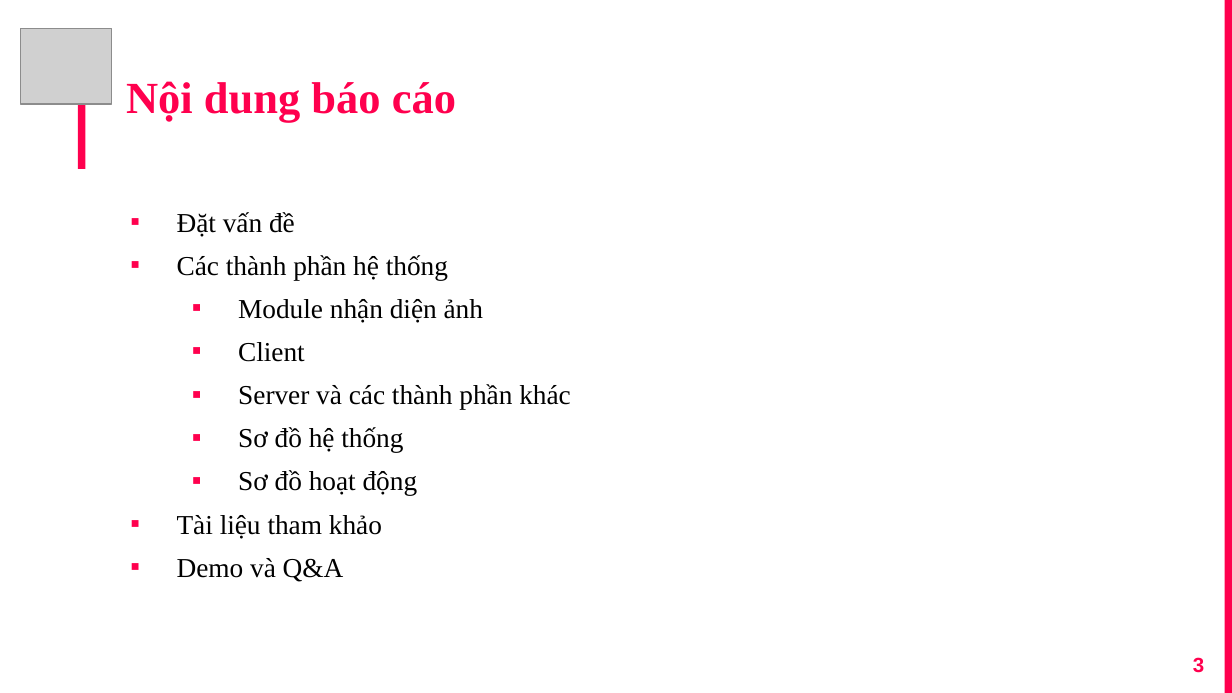
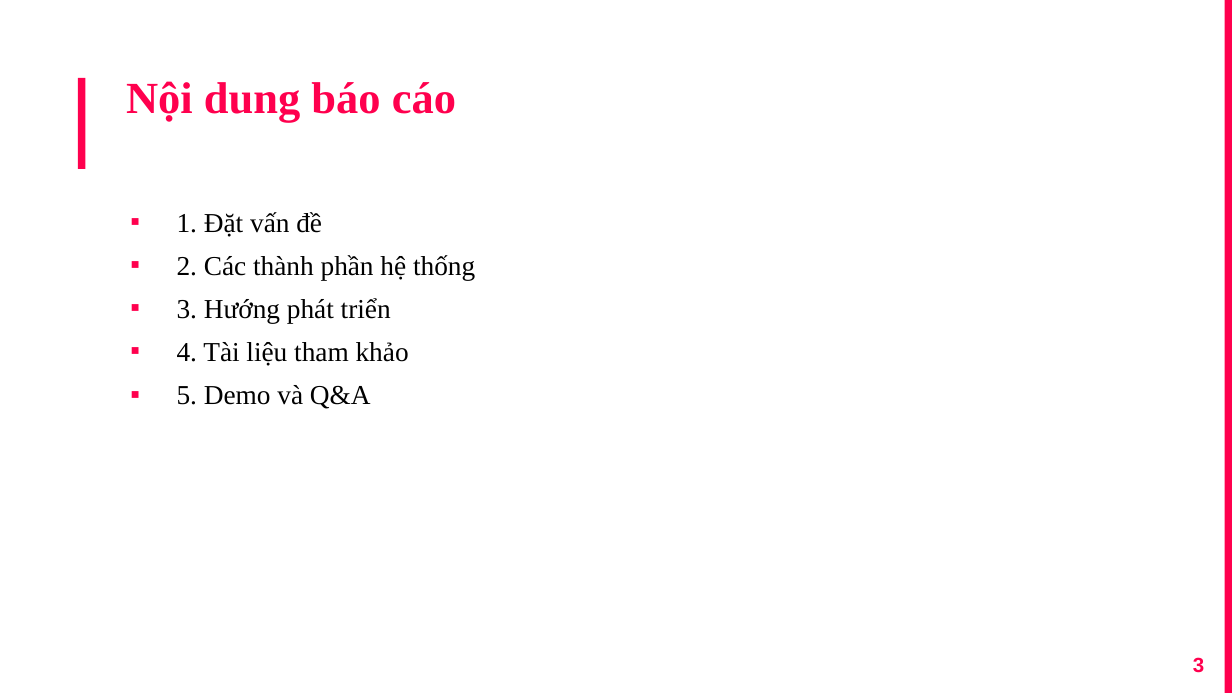
Before and after one commit to ducxd11041999/MaskDetectionV2, a slide deck: slide 3 of Presentation.pptx. Drawn at 1232x693 pixels with LibreOffice and Linux fonts; fonts in the diff are those of the drawing; grey boxes stand for pictures. Boxes give left, top, right and bottom in pixels: in the first picture for what was removed or moved away, otherwise in the second. Text is boxed around its words. In the diff, an @@ line names an element or a change of style, - is before the commit and + after.

```diff
--- a/Presentation.pptx
+++ b/Presentation.pptx
@@ picture removed at (21, 28, 112, 103) @@
@@ text at (177, 212, 475, 409): text changed @@
-▪ Đặt vấn đề
-▪ Các thành phần hệ thống
-  ▪ Module nhận diện ảnh
-  ▪ Client
-  ▪ Server và các thành phần khác
-  ▪ Sơ đồ hệ thống
-  ▪ Sơ đồ hoạt động
-▪ Tài liệu tham khảo
-▪ Demo và Q&A
+▪ 1. Đặt vấn đề
+▪ 2. Các thành phần hệ thống
+▪ 3. Hướng phát triển
+▪ 4. Tài liệu tham khảo
+▪ 5. Demo và Q&A
```
Also in this commit, not shown: 10 other slides changed, 4 slides added, 1 slide removed, 11 other files.
